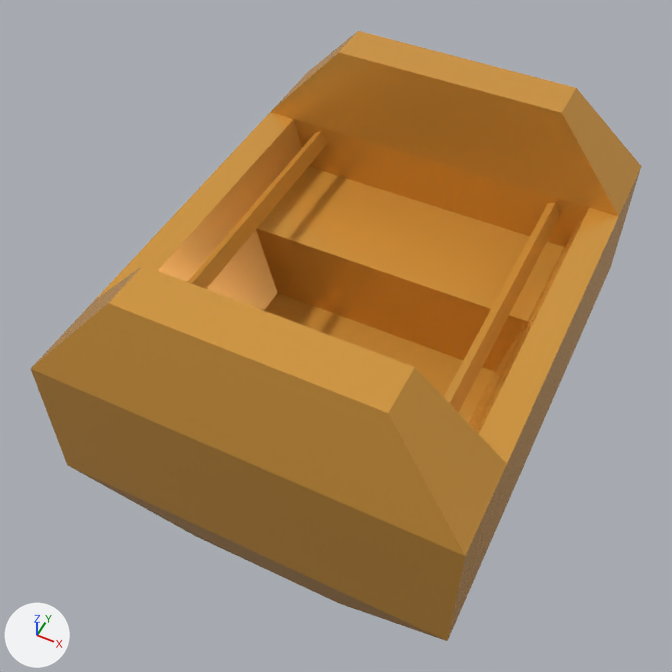
Before and after pictures for a commit that changed the glTF model public/models/water-ride-cart.glb.
Both versions are drawn from a 50 mm camera at (0.88, -2.04, 2.85) aimed at (-0.06, -0.15, 0.49). Every picture has the same lights, and +X, +Y and +Z are marked at lower left. Where no turn or scale is listed for an object, it has been applied to the vertices.

Objects in the first picture: 'water-ride-cart'.
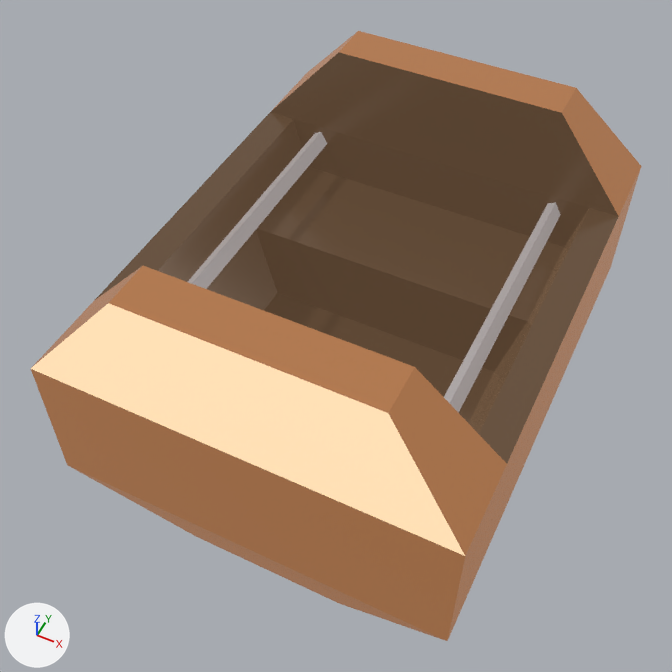
Location of each change, (x1, y1, x2, y2) in pixels of the pictures (672 x 672 px):
'water-ride-cart', recoloured (orange to brown)
    both: (31, 31, 641, 641)

What the commit changed:
Picture 'base' (img_base) is new.
Material 'LOWPOLY-COLORS.001' (mat_lowpoly_colors_001) is new.
Uses the picture img_base.
me_water_ride_cart has 62 vertices, 96 faces and spans x -0.66..0.66, y -0.9..0.8, z 0.0..1.1.
me_water_ride_cart no longer uses material mat_lowpoly_colors (orange #e7a747).
me_water_ride_cart now uses material mat_lowpoly_colors_001.
